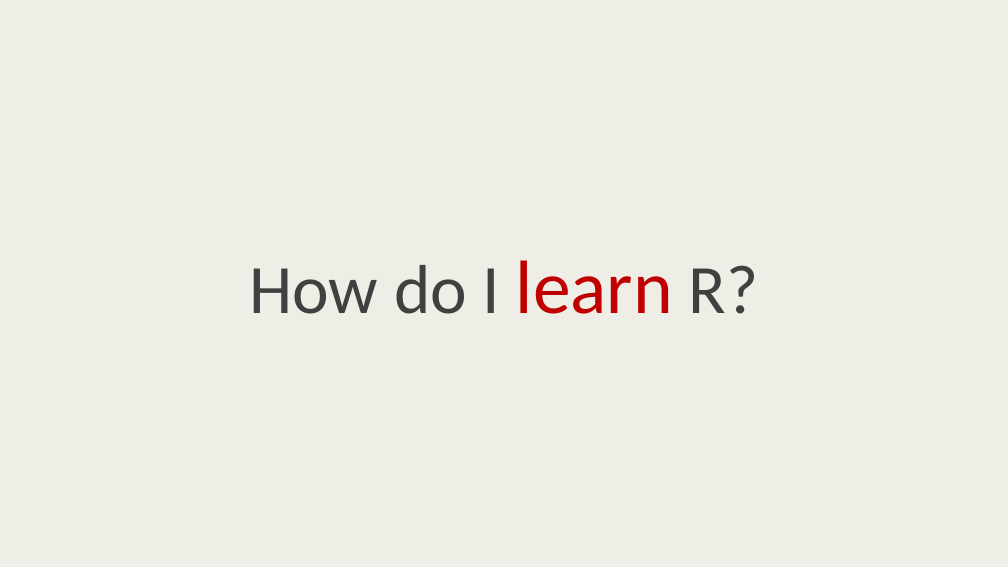
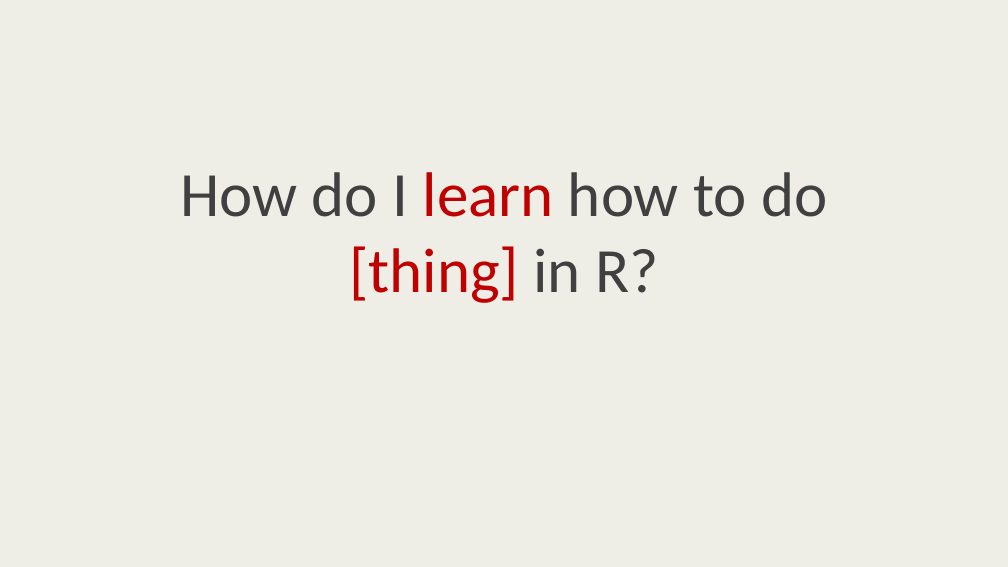
Before and after one commit to tacookson/power-of-great-datasets, a slide deck: slide 2 of The Power of Great Datasets (PPT).pptx. Drawn at 1008x567 pixels with LibreOffice and Linux fonts; fonts in the diff are those of the drawing. Boxes give left, top, right and bottom in pixels: in the first picture for what was removed or moved away, otherwise in the second. Text is boxed around its words. In the diff, an @@ line names an element or a change of style, - is before the commit and + after.

```diff
--- a/The Power of Great Datasets (PPT).pptx
+++ b/The Power of Great Datasets (PPT).pptx
@@ text at [180,172,827,303]: text changed; size 66 to 60 pt @@
-How do I learn R?
+How do I learn how to do [thing] in R?
```
Also in this commit, not shown: 4 other slides changed, 3 slides added, 1 slide removed, 2 other files.
